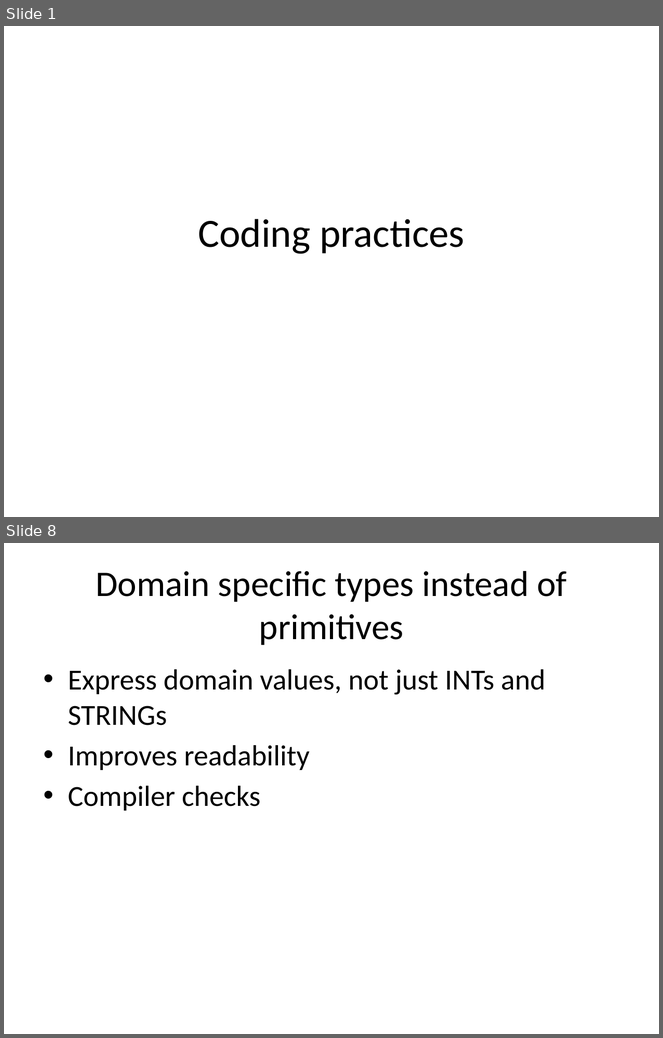
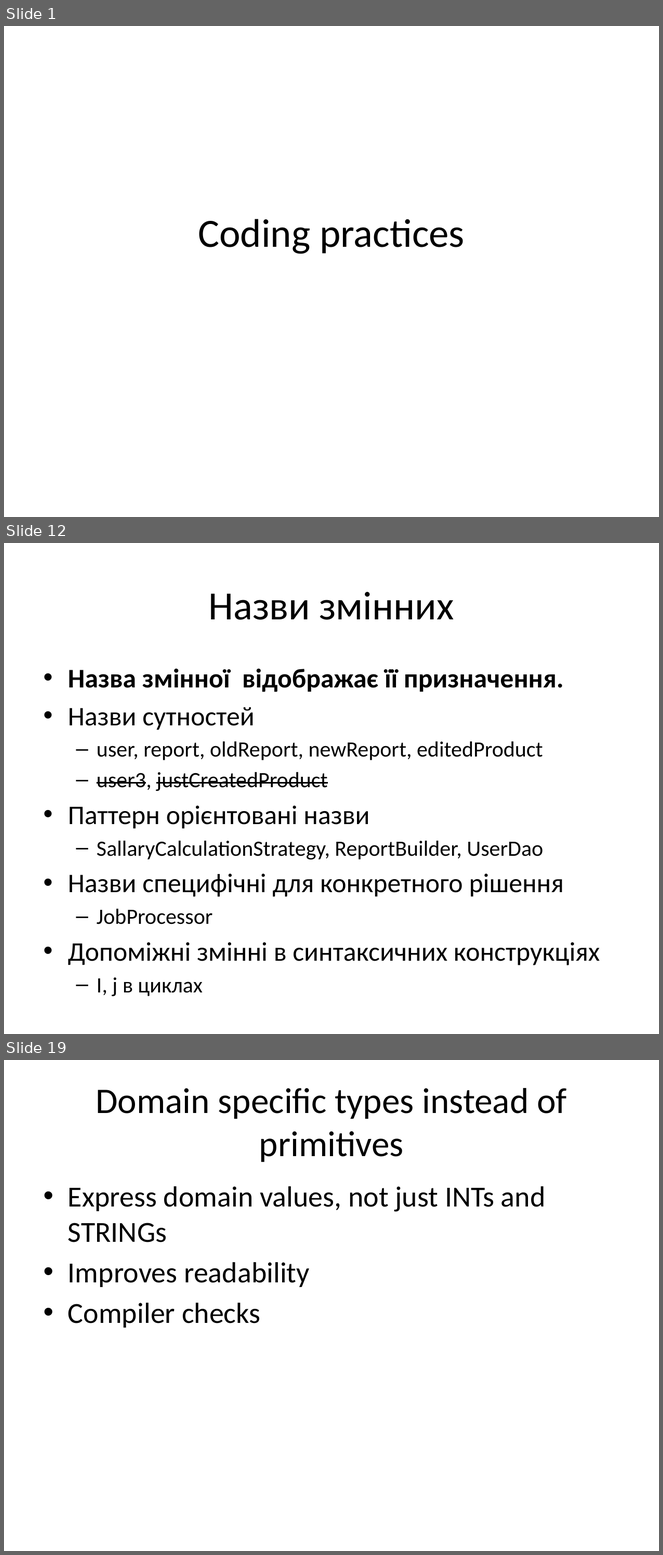
Before and after one commit to siryc/TORT, a slide deck: 1 Coding Practices/1 Coding practices Final.pptx. Shown one above the other, each under a label of ours: slides 1 and 8 before the commit, slides 1, 12 and 19 after it; the slides between them are not shown. The pictures are 663x1038 and 663x1555 pixels, drawn with LibreOffice and Linux fonts; fonts in the diff are those of the drawing. Boxes give left, top, right and bottom in pixels: in the first picture for what was removed or moved away, otherwise in the second. Text is boxed around its words. In the diff, an @@ line names an element or a change of style, - is before the commit and + after.

```diff
--- a/1 Coding Practices/1 Coding practices Final.pptx
+++ b/1 Coding Practices/1 Coding practices Final.pptx
@@ slide 12 added at (4,543,659,1034), background #FFFFFF @@
@@ title added at (208,592,454,620), 44 pt, text #000000 @@
+Назви змінних
@@ text added at (68,668,600,997), 29.6 pt, text #000000 @@
+• Назва змінної відображає її призначення.
+• Назви сутностей
+  – user, report, oldReport, newReport, editedProduct
+  – user3, justCreatedProduct
+• Паттерн орієнтовані назви
+  – SallaryCalculationStrategy, ReportBuilder, UserDao
+• Назви специфічні для конкретного рішення
+  – JobProcessor
+• Допоміжні змінні в синтаксичних конструкціях
+  – I, j в циклах
@@ what was slide 8 is now slide 19 @@
```
Also in this commit, not shown: 11 slides changed, 15 other slides added, 4 slides removed.
